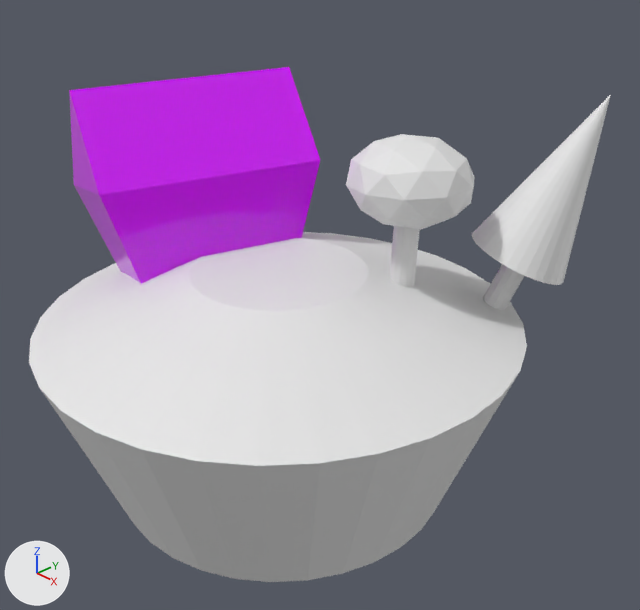
Two versions of the Blender file GameDevTvBasics.blend, one commit apart.
One viewpoint serves both versions: a 50 mm lens placed at (9.85, -8.38, 5.94), pointed at (0.56, 0.37, -0.32). The axes (+X, +Y, +Z) are drawn at lower left. The lights are the same throughout.
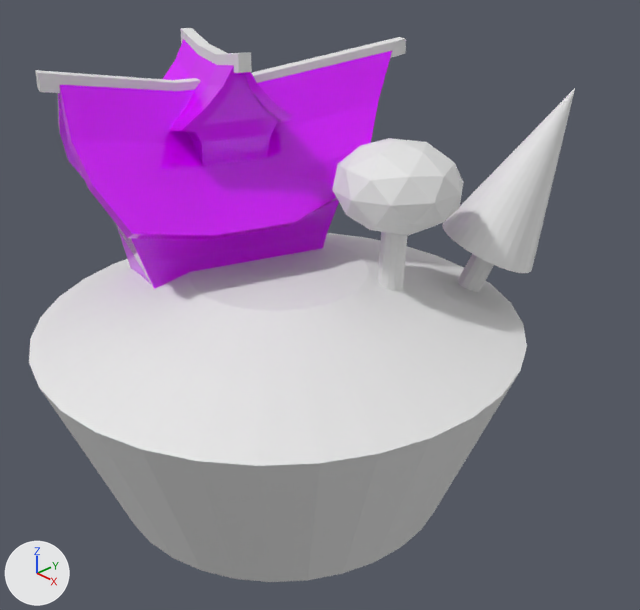
Location of each change, [x1, y1, x2, y2] in pixels of the pictures (640 x 610 px):
'Cube', deleted (purple): before [69, 67, 320, 284]
'Roof', added (purple): after [57, 51, 392, 239]
'Cone', moved: before [472, 94, 611, 285]; after [442, 88, 575, 273]
'Cylinder.001', moved: before [346, 134, 475, 230]; after [332, 138, 463, 236]
'Building', added (purple): after [115, 199, 339, 289]
'Building.001', added (purple): after [187, 73, 278, 166]
'RoofBeam', added: after [35, 37, 406, 93]
'Roof.001', added (purple): after [163, 39, 294, 132]
'Cylinder', moved: before [390, 226, 420, 287]; after [378, 232, 407, 291]
'Cylinder.002', moved: before [483, 264, 524, 310]; after [457, 254, 494, 292]
'RoofBeam.001', added: after [180, 28, 252, 73]

The change, as a list of edits to the scene's bpy script:
```text
Add me_cube_006:
    me_cube_006.from_pydata(...)  # 16 vertices, 14 faces; spans x -1.0..1.0, y -24.7..24.2, z -1.4..1.5
Add me_cube_003:
    me_cube_003.from_pydata(...)  # 24 vertices, 22 faces; spans x 0.01..1.28, y -0.91..0.0, z 0.33..3.04
    me_cube_003.materials.append(mat_purple)  # purple #db00ff
Add me_cube_002:
    me_cube_002.from_pydata(...)  # 17 vertices, 11 faces; spans x -1.0..0.0, y -0.98..0.0, z -0.65..2.98
    me_cube_002.materials.append(mat_purple)  # purple #db00ff
Add me_cube_005:
    me_cube_005.from_pydata(...)  # 16 vertices, 15 faces; spans x -1.0..1.0, y -24.9..27.9, z -2.1..2.1
Add me_cube_001:
    me_cube_001.from_pydata(...)  # 80 vertices, 76 faces; spans x -1.24..1.24, y -2.37..3.08, z 0.18..2.57
    me_cube_001.materials.append(mat_purple)  # purple #db00ff
Add me_cube_007:
    me_cube_007.from_pydata(...)  # 12 vertices, 10 faces; spans x -4.0..5.21, y -1.0..1.0, z -0.75..0.56
Add me_cube_1:
    me_cube_1.from_pydata(...)  # 36 vertices, 35 faces; spans x -1.0..1.0, y -1.0..1.0, z -1.41..2.99
    me_cube_1.materials.append(mat_purple)  # purple #db00ff
Change ob_cylinder:
    ob_cylinder.location: (1.35, 1.45, 0.52) -> (1.4, 1.11, 0.52)
Change ob_cylinder_001:
    ob_cylinder_001.location: (1.36, 1.48, 1.31) -> (1.41, 1.15, 1.32)
Change ob_cylinder_002:
    ob_cylinder_002.location: (2.34, 2.94, -0.03) -> (1.73, 2.94, -0.03)
Change ob_cone:
    ob_cone.location: (2.77, 3.45, 1.62) -> (2.17, 3.45, 1.62)
Remove ob_cube:
    ob_cube = bpy.data.objects.new('Cube', me_cube)
    ob_cube.location = (-1.95, -0.01, 0.57)
    ob_cube.rotation_euler = (0.0, -0.198, -0.263)  # degrees (0, -11, -15)
    ob_cube.scale = (0.861, 1.9, 0.78)
Add ob_roofbeam_001:
    ob_roofbeam_001 = bpy.data.objects.new('RoofBeam.001', me_cube_006)
    ob_roofbeam_001.location = (-1.43, -0.02, 3.4)
    ob_roofbeam_001.rotation_euler = (0.0, 0.0, 1.252)  # degrees (0, 0, 72)
    ob_roofbeam_001.scale = (0.0975, 0.0559, 0.16)
Add ob_roof_001:
    ob_roof_001 = bpy.data.objects.new('Roof.001', me_cube_003)
    ob_roof_001.location = (-1.44, -0.01, 2.23)
    ob_roof_001.rotation_euler = (0.0, 0.0, 1.252)  # degrees (0, 0, 72)
    ob_roof_001.scale = (0.702, 1.33, 0.41)
    _m = ob_roof_001.modifiers.new('Mirror', 'MIRROR')
    _m.use_axis = (True, True, False)
    _m.use_clip = True
Add ob_building_001:
    ob_building_001 = bpy.data.objects.new('Building.001', me_cube_002)
    ob_building_001.location = (-1.44, -0.01, 2.15)
    ob_building_001.rotation_euler = (0.0, 0.0, 1.252)  # degrees (0, 0, 72)
    ob_building_001.scale = (0.702, 1.22, 0.41)
    _m = ob_building_001.modifiers.new('Mirror', 'MIRROR')
    _m.use_axis = (True, True, False)
Add ob_roofbeam:
    ob_roofbeam = bpy.data.objects.new('RoofBeam', me_cube_005)
    ob_roofbeam.location = (-1.38, 0.16, 3.06)
    ob_roofbeam.rotation_euler = (0.0, 0.0, -0.319)  # degrees (0, 0, -18)
    ob_roofbeam.scale = (0.109, 0.114, 0.16)
Add ob_roof:
    ob_roof = bpy.data.objects.new('Roof', me_cube_001)
    ob_roof.location = (-1.44, -0.01, 0.74)
    ob_roof.rotation_euler = (0.0, 0.0, -0.319)  # degrees (0, 0, -18)
    ob_roof.scale = (1.29, 1.0, 0.971)
Add ob_beam1:
    ob_beam1 = bpy.data.objects.new('Beam1', me_cube_007)
    ob_beam1.location = (-2.22, -1.82, 1.61)
    ob_beam1.rotation_euler = (0.0, 0.0, -0.319)  # degrees (0, 0, -18)
    ob_beam1.scale = (0.229, -0.0783, 0.218)
Add ob_building:
    ob_building = bpy.data.objects.new('Building', me_cube_1)
    ob_building.location = (-1.44, -0.01, 0.74)
    ob_building.rotation_euler = (0.0, 0.0, -0.319)  # degrees (0, 0, -18)
    ob_building.scale = (1.11, 1.91, 0.757)
```
